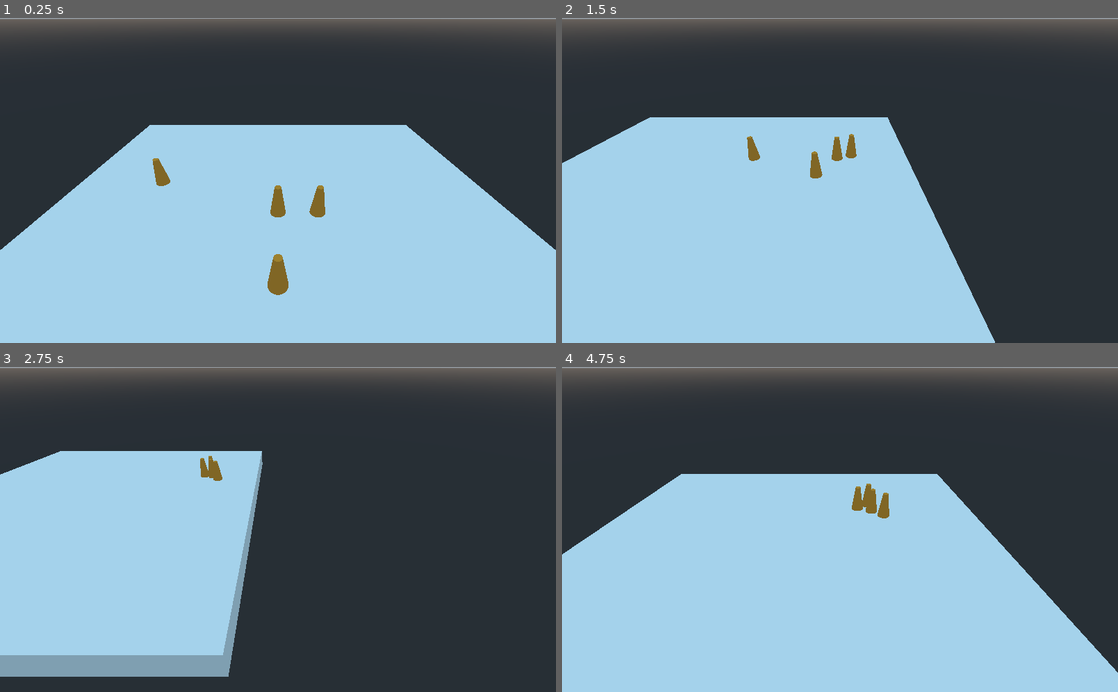
Above: before the commit, frames 1-4 (two rows, left to right).
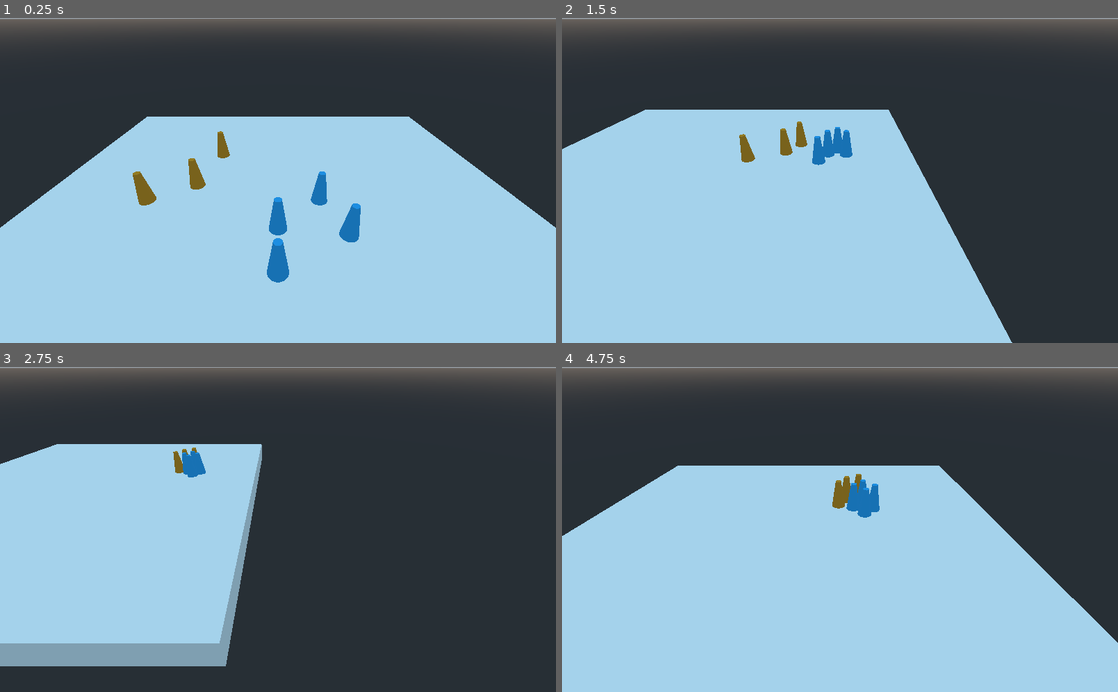
Above: after the commit, the same moments.

Repository: therogerwang/thirty-day-game-dev
Game: Godot game, scene res://3D Scene.tscn
Same seed, same stepped clock (60 frames per second), same inputs: the game is played once before the commit and once after it. The project has no main scene, so this scene is started directly.
Inputs (mouse positions are in pixels of both pictures, inside the frame that each line leads up to):
- Up to frame 1 (0.25 s): no input
- Up to frame 2 (1.5 s): tap Enter at 0.5 s; move the mouse to (962, 164) at 0.52 s; hold Right (ui_right) 0.53-1.28 s; right-click (962, 164) at 0.6 s; click (962, 164) at 0.77 s; tap Space (ui_select, bound only before the commit) at 0.8, 1.35 s; click (962, 164) at 1.07 s; move the mouse to (728, 196) at 1.27 s; hold Down (ui_down) from 1.28 s (still down)
- Up to frame 3 (2.75 s): click (166, 545) at 1.52 s; click (166, 545) at 1.55 s; click (166, 545) at 1.82 s; move the mouse to (333, 458) at 2.02 s; release Down (ui_down) at 2.03 s; hold Right (ui_right) from 2.03 s (still down); click (333, 458) at 2.1 s; right-click (333, 458) at 2.3 s
- Up to frame 4 (4.75 s): move the mouse to (812, 594) at 2.77 s; release Right (ui_right) at 2.78 s; hold Up (ui_up) 2.78-3.53 s; right-click (812, 594) at 2.85 s; click (812, 594) at 3.02 s; tap Space (ui_select, bound only before the commit) at 3.05, 3.6 s; click (812, 594) at 3.32 s; move the mouse to (1006, 578) at 3.52 s; hold Left (ui_left) from 3.53 s (still down); click (1006, 578) at 3.77 s; click (1006, 578) at 3.8 s; click (1006, 578) at 4.07 s; move the mouse to (673, 480) at 4.27 s; right-click (673, 480) at 4.35 s; click (673, 480) at 4.52 s

The runs differ from the first frame. In frame 1, 6.2% of the frame differs, in the area x 0-100%, y 30-86%; in frame 2, 4.1%; in frame 3, 5.1%; in frame 4, 5.0%.

Commit message:
team enumeration and start of selection

Diff:
--- a/3D Scene.tscn
+++ b/3D Scene.tscn
@@ -1,6 +1,7 @@
-[gd_scene load_steps=8 format=2]
+[gd_scene load_steps=9 format=2]
 
 [ext_resource path="res://Assets/Worker.tscn" type="PackedScene" id=1]
+[ext_resource path="res://SelectionBox.gd" type="Script" id=2]
 [ext_resource path="res://CameraController.gd" type="Script" id=3]
 
 [sub_resource type="CylinderShape" id=1]
@@ -8,7 +9,7 @@
 [sub_resource type="CylinderMesh" id=2]
 
 [sub_resource type="NavigationMesh" id=3]
-vertices = PoolVector3Array( -14.4, -0.6, 7.2, -14.4, -0.6, 14.4, -7.2, -0.6, 14.4, 7.2, -0.6, 14.4, 14.4, -0.6, 14.4, 14.4, -0.6, 7.2, 14.4, -0.6, -7.2, 14.4, -0.6, -14.4, 7.2, -0.6, -14.4, -7.2, -0.6, -14.4, -14.4, -0.6, -14.4, -14.4, -0.6, -7.2, -14.4, -0.6, 9.53674e-07, -14.4, -0.6, 7.2, -7.2, -0.6, 14.4, 9.53674e-07, -0.6, 14.4, 7.2, -0.6, 14.4, 14.4, -0.6, 7.2, 14.4, -0.6, 9.53674e-07, 14.4, -0.6, -7.2, 7.2, -0.6, -14.4, 9.53674e-07, -0.6, -14.4, 9.53674e-07, -0.6, -14.4, -7.2, -0.6, -14.4, -14.4, -0.6, -7.2, -14.4, -0.6, 9.53674e-07, 14.4, -0.6, 9.53674e-07, 9.53674e-07, -0.6, -14.4, -14.4, -0.6, 9.53674e-07, -7.2, -0.6, 14.4, 9.53674e-07, -0.6, 14.4, 14.4, -0.6, 7.2 )
+vertices = PoolVector3Array( -14.4, 0.4, 7.2, -14.4, 0.4, 14.4, -7.2, 0.4, 14.4, 7.2, 0.4, 14.4, 14.4, 0.4, 14.4, 14.4, 0.4, 7.2, 14.4, 0.4, -7.2, 14.4, 0.4, -14.4, 7.2, 0.4, -14.4, -7.2, 0.4, -14.4, -14.4, 0.4, -14.4, -14.4, 0.4, -7.2, -14.4, 0.4, 9.53674e-07, -14.4, 0.4, 7.2, -7.2, 0.4, 14.4, 9.53674e-07, 0.4, 14.4, 7.2, 0.4, 14.4, 14.4, 0.4, 7.2, 14.4, 0.4, 9.53674e-07, 14.4, 0.4, -7.2, 7.2, 0.4, -14.4, 9.53674e-07, 0.4, -14.4, 9.53674e-07, 0.4, -14.4, -7.2, 0.4, -14.4, -14.4, 0.4, -7.2, -14.4, 0.4, 9.53674e-07, 14.4, 0.4, 9.53674e-07, 9.53674e-07, 0.4, -14.4, -14.4, 0.4, 9.53674e-07, -7.2, 0.4, 14.4, 9.53674e-07, 0.4, 14.4, 14.4, 0.4, 7.2 )
 polygons = [ PoolIntArray( 2, 1, 0 ), PoolIntArray( 5, 4, 3 ), PoolIntArray( 8, 7, 6 ), PoolIntArray( 11, 10, 9 ), Pool …(276 unchanged characters)…
 
 [sub_resource type="BoxShape" id=4]
@@ -36,13 +37,21 @@
 
 [node name="Camera" type="Camera" parent="CameraController"]
 
+[node name="SelectionBox" type="Control" parent="CameraController"]
+margin_right = 40.0
+margin_bottom = 40.0
+script = ExtResource( 2 )
+__meta__ = {
+"_edit_use_anchors_": false
+}
+
 [node name="Navigation" type="Navigation" parent="."]
 
 [node name="NavigationMeshInstance" type="NavigationMeshInstance" parent="Navigation"]
 navmesh = SubResource( 3 )
 
 [node name="Floor" type="StaticBody" parent="Navigation/NavigationMeshInstance"]
-transform = Transform( 1, 0, 0, 0, 1, 0, 0, 0, 1, 0, -2, 0 )
+transform = Transform( 1, 0, 0, 0, 1, 0, 0, 0, 1, 0, -1, 0 )
 
 [node name="CollisionShape" type="CollisionShape" parent="Navigation/NavigationMeshInstance/Floor"]
 shape = SubResource( 4 )
@@ -52,6 +61,7 @@
 material/0 = null
 
 [node name="Worker" parent="Navigation" instance=ExtResource( 1 )]
+transform = Transform( 1, 0, 0, 0, 1, 0, 0, 0, 1, 0, 0, 2.35537 )
 
 [node name="Worker2" parent="Navigation" instance=ExtResource( 1 )]
 transform = Transform( 1, 0, 0, 0, 1, 0, 0, 0, 1, 0, 0, 4.983 )
@@ -60,4 +70,16 @@
 transform = Transform( 1, 0, 0, 0, 1, 0, 0, 0, 1, 2.543, 0, 0 )
 
 [node name="Worker4" parent="Navigation" instance=ExtResource( 1 )]
-transform = Transform( 1, 0, 0, 0, 1, 0, 0, 0, 1, -8.75067, 0, -3.32981 )
+transform = Transform( 1, 0, 0, 0, 1, 0, 0, 0, 1, 3.70672, 0, 2.8236 )
+
+[node name="Worker5" parent="Navigation" instance=ExtResource( 1 )]
+transform = Transform( 1, 0, 0, 0, 1, 0, 0, 0, 1, -8.09974, 0, 0 )
+team = 1
+
+[node name="Worker6" parent="Navigation" instance=ExtResource( 1 )]
+transform = Transform( 1, 0, 0, 0, 1, 0, 0, 0, 1, -5.42057, 0, -1.5696 )
+team = 1
+
+[node name="Worker7" parent="Navigation" instance=ExtResource( 1 )]
+transform = Transform( 1, 0, 0, 0, 1, 0, 0, 0, 1, -4.48323, 0, -5.77293 )
+team = 1
--- /dev/null
+++ b/Assets/TeamOneMaterial.tres
@@ -0,0 +1,4 @@
+[gd_resource type="SpatialMaterial" format=2]
+
+[resource]
+albedo_color = Color( 0.901961, 0.588235, 0.101961, 1 )
--- /dev/null
+++ b/Assets/TeamZeroMaterial.tres
@@ -0,0 +1,4 @@
+[gd_resource type="SpatialMaterial" format=2]
+
+[resource]
+albedo_color = Color( 0.168627, 0.678431, 0.956863, 1 )
--- a/Assets/WorkerMovement.gd
+++ b/Assets/Worker.gd
@@ -7,10 +7,20 @@
 const move_precision = 1.8 # the distance at which the target will stop moving closer if crossed
 
 
+
+# Team Properties
+export (Globals.TEAMS) var team = Globals.TEAMS.PLAYER
+var team_colors = {
+	Globals.TEAMS.PLAYER: preload("res://Assets/TeamZeroMaterial.tres"),
+	Globals.TEAMS.ENEMY: preload("res://Assets/TeamOneMaterial.tres")
+}
+
+
+
+
 # Called when the node enters the scene tree for the first time.
 func _ready():
-	pass # Replace with function body.
-
+	$MeshInstance.material_override = team_colors[team]
 
 # Called every frame. 'delta' is the elapsed time since the previous frame.
 func _physics_process(delta):
@@ -25,6 +35,18 @@
 		else:
 			move_and_slide(move_vec.normalized() * move_speed, Vector3(0,1,0))
 
+
+# On Unit Selection
+func on_select():
+	$SelectionRing.show()
+
+# On Unit Deselection
+
+func on_deselect():
+	$SelectionRing.hide()
+
+
+
 #sets a path toward a new target
 func move_to( target : Vector3):
 	path = nav_parent.get_simple_path(global_transform.origin, target)
--- a/Assets/Worker.tscn
+++ b/Assets/Worker.tscn
@@ -1,6 +1,7 @@
-[gd_scene load_steps=5 format=2]
+[gd_scene load_steps=7 format=2]
 
-[ext_resource path="res://Assets/WorkerMovement.gd" type="Script" id=1]
+[ext_resource path="res://Assets/Worker.gd" type="Script" id=1]
+[ext_resource path="res://Assets/TeamZeroMaterial.tres" type="Material" id=2]
 
 [sub_resource type="CylinderShape" id=1]
 radius = 0.5
@@ -9,8 +10,13 @@
 top_radius = 0.2
 bottom_radius = 0.5
 
-[sub_resource type="SpatialMaterial" id=3]
-albedo_color = Color( 0.956863, 0.611765, 0.168627, 1 )
+[sub_resource type="CylinderMesh" id=3]
+top_radius = 0.8
+bottom_radius = 0.8
+height = 0.001
+
+[sub_resource type="SpatialMaterial" id=4]
+albedo_color = Color( 0.870588, 1, 0.698039, 1 )
 
 [node name="Worker" type="KinematicBody" groups=[
 "units",
@@ -18,8 +24,15 @@
 script = ExtResource( 1 )
 
 [node name="CollisionShape" type="CollisionShape" parent="."]
+transform = Transform( 1, 0, 0, 0, 1, 0, 0, 0, 1, 0, 1, 0 )
 shape = SubResource( 1 )
 
 [node name="MeshInstance" type="MeshInstance" parent="."]
+transform = Transform( 1, 0, 0, 0, 1, 0, 0, 0, 1, 0, 1, 0 )
 mesh = SubResource( 2 )
-material/0 = SubResource( 3 )
+material/0 = ExtResource( 2 )
+
+[node name="SelectionRing" type="MeshInstance" parent="."]
+visible = false
+mesh = SubResource( 3 )
+material/0 = SubResource( 4 )
--- a/CameraController.gd
+++ b/CameraController.gd
@@ -1,15 +1,17 @@
 extends Spatial
 
 
-# Declare member variables here. Examples:
-# var a = 2
-# var b = "text"
+# Outside Objects
 onready var camera = $Camera
+onready var selection_box = $SelectionBox
+const class_worker = preload("res://Assets/Worker.gd")
+const speed = .2					# Camera Movement Speed
+const ray_length = 500				#
+var velocity = Vector3(0,0,0)		# Current Camera Velocity
+var environ_collision_mask = 1
 
-const speed = .2
-const ray_length = 500
-var velocity = Vector3(0,0,0)
-var environ_collision_mask = 1
+const player_team = 0				# Team identifier for the player
+var selected_units = []				# Array to hold selected units
 
 # Called when the node enters the scene tree for the first time.
 func _ready():
@@ -51,9 +53,23 @@
 		move_all_units(mouse_pos)
 
 #		print("clicked position %s" % clicked_pos )
+	if Input.is_action_just_pressed("ui_select"):
+		var mouse_pos : Vector2 = get_viewport().get_mouse_position()
+		if get_obj_under_mouse(mouse_pos, environ_collision_mask) is class_worker:
+			print("IS worker!!")
 
 
 
+
+
+
+
+"""
+Performs a raycast from mouse position using raycast_from_mouse().
+
+Returns the 3D coordinates of the intersection of the ray and the first collidable
+object. If no valid collision detected, then returns null.
+"""
 func get_mouse_raycast_collision_coords(mouse_pos, collision_mask):
 	var space_state = get_world().direct_space_state
 	var ray = raycast_from_mouse(mouse_pos)
@@ -68,9 +84,10 @@
 	else:
 		return null
 
+
 """
 Performs a raycast from mouse position.
-Returns an array of [start_ray position, end_ray_position]
+Returns an array of [start_ray position, end_ray_position] representing the ray.
 """
 func raycast_from_mouse(mouse_pos: Vector2) -> Array:
 	var ray_origin: Vector3 = camera.project_ray_origin(mouse_pos)
@@ -78,7 +95,12 @@
 
 	return [ray_origin, ray_end]
 
-func move_all_units(mouse_pos: Vector2):
+
+"""
+Given a mouse position, sends move orders to all units to that position raycasted
+in 3D space.
+"""
+func move_all_units(mouse_pos: Vector2) -> void:
 	var clicked_pos = get_mouse_raycast_collision_coords(mouse_pos, environ_collision_mask)
 	if clicked_pos == null:
 		#invalid click
@@ -86,3 +108,53 @@
 	print("clicked position ", clicked_pos)
 	get_tree().call_group("units","move_to", clicked_pos)
 #
+
+
+
+
+
+################ UNIT SELECTION ######################
+"""
+Given an array of objects to select, checks each obj,and updates the class's
+selected_units array and performs routines associated with unit selection on each unit.
+
+"""
+func select_units(obj_array: Array):
+
+	var units = []
+
+	if obj_array.size() == 1:
+		pass
+	else:
+
+		for unit in obj_array:
+			if unit is class_worker:
+				unit.team
+
+
+
+################ MISC HELPER FUNCTIONS ######################
+
+"""
+Given a mouse position and a collision mask, gets the object directly under
+the current mouse position in 3D space.
+
+Returns the object node directly under mouse_pos and on the same collision space
+if one exists. Otherwise, returns null.
+"""
+func get_obj_under_mouse(mouse_pos: Vector2, collision_mask):
+
+	# raycast and get ray collision information
+	var space_state = get_world().direct_space_state
+	var ray: Array = raycast_from_mouse(mouse_pos)
+	var ray_start = ray[0]
+	var ray_end = ray[1]
+	var selected_dict: Dictionary = space_state.intersect_ray(ray_start, ray_end,
+							[self], collision_mask)
+
+	if selected_dict.empty():
+		#nothing selected
+		return
+
+	#get collided obj
+	return selected_dict["collider"]
--- /dev/null
+++ b/Globals/Globals.gd
@@ -0,0 +1,8 @@
+extends Node
+
+enum TEAMS {
+
+	PLAYER = 0,
+	ENEMY = 1,
+	ENVIRONMENT = -1
+}
--- /dev/null
+++ b/SelectionBox.gd
@@ -0,0 +1,31 @@
+extends Control
+
+
+# Declare member variables here. Examples:
+# var a = 2
+# var b = "text"
+var is_visible = false
+var m_pos = Vector2()
+var start_sel_pos = Vector2()
+const sel_box_col = Color(0, 1, 0)
+const sel_box_line_width = 3
+
+# Called when the node enters the scene tree for the first time.
+func _ready():
+	pass # Replace with function body.
+
+
+# Called every frame. 'delta' is the elapsed time since the previous frame.
+func _process(delta):
+	update()
+
+
+
+func _draw():
+	if is_visible and start_sel_pos != m_pos:
+
+		#draw box
+		draw_line(start_sel_pos, Vector2(m_pos.x, start_sel_pos.y), sel_box_col, sel_box_line_width)
+		draw_line(start_sel_pos, Vector2(start_sel_pos.x, m_pos.y), sel_box_col, sel_box_line_width)
+		draw_line(m_pos, Vector2(m_pos.x, start_sel_pos.y), sel_box_col, sel_box_line_width)
+		draw_line(m_pos, Vector2(start_sel_pos.x, m_pos.y), sel_box_col, sel_box_line_width)
--- a/project.godot
+++ b/project.godot
@@ -18,8 +18,18 @@
 config/name="Playing Around"
 config/icon="res://icon.png"
 
+[autoload]
+
+Globals="*res://Globals/Globals.gd"
+
 [input]
 
+ui_select={
+"deadzone": 0.5,
+"events": [ Object(InputEventJoypadButton,"resource_local_to_scene":false,"resource_name":"","device":0,"button_index":3,"pressure":0.0,"pressed":false,"script":null)
+, Object(InputEventMouseButton,"resource_local_to_scene":false,"resource_name":"","device":0,"alt":false,"shift":false,"control":false,"meta":false,"command":false,"button_mask":0,"position":Vector2( 0, 0 ),"global_position":Vector2( 0, 0 ),"factor":1.0,"button_index":1,"pressed":false,"doubleclick":false,"script":null)
+ ]
+}
 ui_left={
 "deadzone": 0.5,
 "events": [ Object(InputEventKey,"resource_local_to_scene":false,"resource_name":"","device":0,"alt":false,"shift":false,"control":false,"meta":false,"command":false,"pressed":false,"scancode":16777231,"unicode":0,"echo":false,"script":null)
